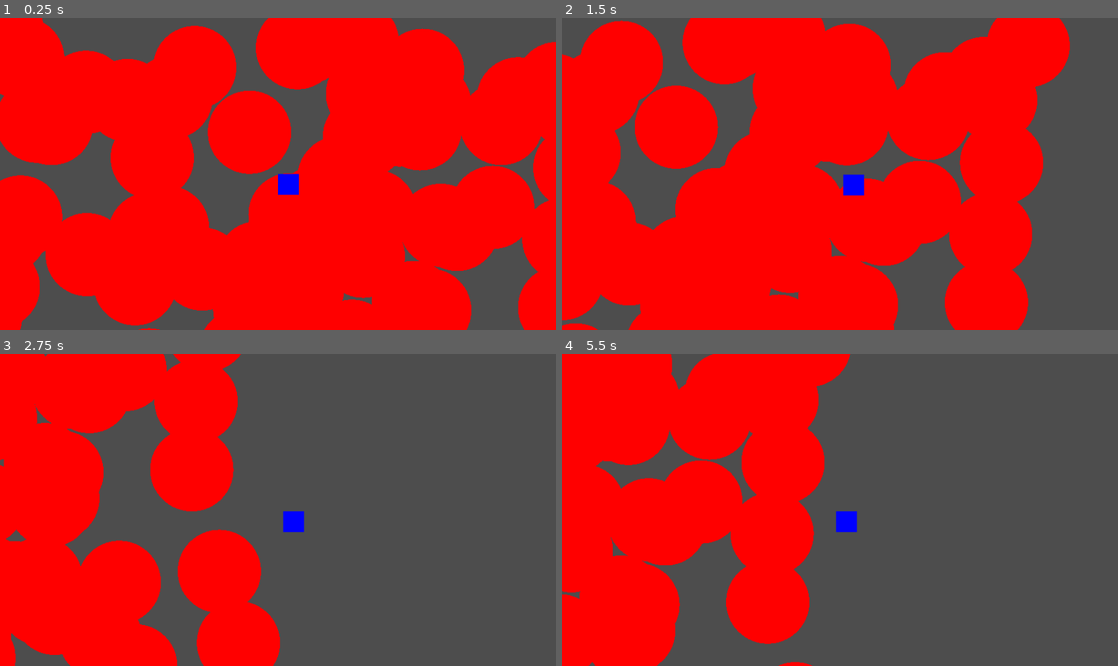
Above: before the commit, frames 1-4 (two rows, left to right).
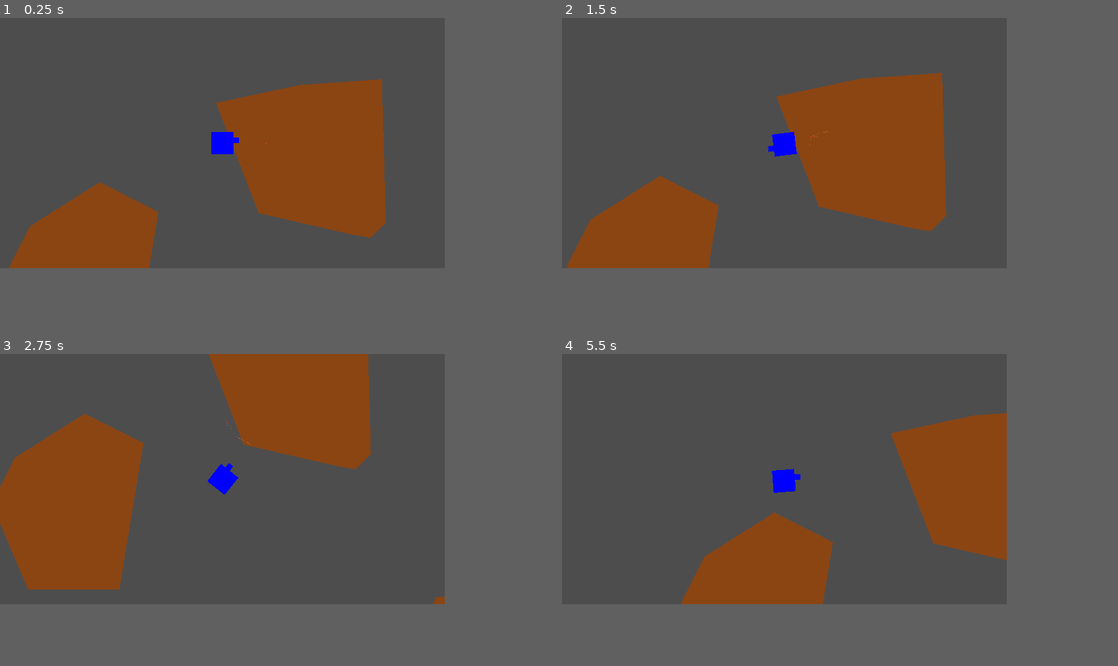
Above: after the commit, the same moments.

Repository: liamhendricks/godot-wild-jam-93
Game: Godot game, scene res://main.tscn
Two runs of this game, one before a commit and one after it. Both use one fixed random seed, a clock stepped at 60 frames per second and the inputs below.
Inputs (mouse positions are in pixels of both pictures, inside the frame that each line leads up to):
- Up to frame 1 (0.25 s): no input
- Up to frame 2 (1.5 s): tap Enter at 0.5 s; move the mouse to (962, 158) at 0.52 s; hold D (right) 0.53-1.28 s; move the mouse to (728, 189) at 1.27 s; hold S (down) from 1.28 s (still down)
- Up to frame 3 (2.75 s): move the mouse to (333, 441) at 2.02 s; release S (down) at 2.03 s; hold D (right) from 2.03 s (still down)
- Up to frame 4 (5.5 s): move the mouse to (812, 572) at 2.77 s; release D (right) at 2.78 s; hold W (up) 2.78-3.53 s; move the mouse to (1006, 556) at 3.52 s; hold A (left) 3.53-5.03 s; move the mouse to (673, 463) at 4.27 s; move the mouse to (867, 510) at 5.02 s; hold S (down) from 5.03 s (still down)
In our replay, the window is 800x449 before the commit and 640x360 after it. These sizes can differ from the game's own. Grey fills any space a smaller window leaves; there, only what the larger window draws over its background counts as a difference.

The runs differ from the first frame. In frame 1, 64% of the frame differs, in the area x 0-100%, y 0-100%; in frame 2, 73%; in frame 3, 46%; in frame 4, 48%.

Commit message:
state machine, scene buildouts

Diff:
--- /dev/null
+++ b/godot-wild-jam-93/autoload/LogManager.gd
@@ -0,0 +1,11 @@
+extends Node
+
+func _ready() -> void:
+	SignalBus.state_transition.connect(_signal_log.bind(SignalBus.state_transition.get_name()))
+
+func _signal_log(...args) -> void:
+	if len(args) == 0:
+		return
+
+	var msg: String = "signal: %s emitted" % args[len(args)-1]
+	print(msg)
--- /dev/null
+++ b/godot-wild-jam-93/autoload/SignalBus.gd
@@ -0,0 +1,5 @@
+extends Node
+
+signal drill_started()
+signal drill_stopped()
+signal state_transition(from: State, to: State)
--- a/godot-wild-jam-93/components/MovementComponent.gd
+++ b/godot-wild-jam-93/components/MovementComponent.gd
@@ -18,3 +18,6 @@
 		body_to_move.velocity = body_to_move.velocity.move_toward(velocity, delta * acceleration)
 
 	body_to_move.move_and_slide()
+
+func _process(_delta: float) -> void:
+	body_to_move.look_at(body_to_move.get_global_mouse_position())
--- a/godot-wild-jam-93/components/ShapeGenerator.gd
+++ b/godot-wild-jam-93/components/ShapeGenerator.gd
@@ -4,10 +4,12 @@
 @export var noise_texture : NoiseTexture2D
 @export var threshold : float = 0.3
 @export var max_shapes : int = 128
-@export var world_scale : float = 2.0
+@export var world_scale : float = 8.0
 @export var player : Player
 
 var noise_image : Image
+
+var asteroid_scene = load("res://entities/Asteroid.tscn")
 
 func _ready() -> void:
 	if not noise_texture.changed.is_connected(_on_noise_texture_changed):
@@ -22,31 +24,25 @@
 func draw() -> void:
 	for n in range(max_shapes):
 		var local_pos = Vector2(
-			GameManager.rng.randf_range(int(-noise_texture.height) / 2.0, int(noise_texture.height) / 2.0),
-			GameManager.rng.randf_range(int(-noise_texture.height) / 2.0, int(noise_texture.height) / 2.0)
+			GameManager.rng.randf_range(0.0, int(noise_texture.width)),
+			GameManager.rng.randf_range(0.0, int(noise_texture.height))
 		)
 		var value := sample_noise(local_pos)
 		if value < threshold:
 			continue
 
-		var node := Node2D.new()
+		var node = asteroid_scene.instantiate()
 		add_child(node)
-		node.draw.connect(_on_draw.bind(node))
-		node.position = local_pos
+		var centered_pos = local_pos - Vector2(
+			noise_texture.width * 0.5,
+			noise_texture.height * 0.5
+		)
 
-func sample_noise(world_pos : Vector2) -> float:
-	var x := int(round(world_pos.x / world_scale))
-	var y := int(round(world_pos.y / world_scale))
+		var world_space = centered_pos * world_scale
+		node.position = world_space
 
-	if x < 0:
-		x += noise_texture.height
-	if y < 0:
-		y += noise_texture.width
-
-	return noise_image.get_pixel(x, y).r
-
-func _on_draw(node : Node2D) -> void:
-	node.draw_circle(node.position, 64.0, Color.RED, true)
+func sample_noise(pos : Vector2) -> float:
+	return noise_image.get_pixel(int(pos.x), int(pos.y)).r
 
 func _on_noise_texture_changed() -> void:
 	pass
--- /dev/null
+++ b/godot-wild-jam-93/components/state/Drill.gd
@@ -0,0 +1,41 @@
+extends State
+class_name DrillState
+
+@export var drill_speed : float = 50.0
+@export var drill_drag : float = 500.0
+@export var drill_accel : float = 10.0
+var drill_particles_scene :PackedScene = load("res://effects/DrillParticles.tscn")
+var drill_particles : DrillParticles
+var speed_tmp: float = 0.0
+var drag_tmp: float = 0.0
+var accel_tmp: float = 0.0
+
+func init() -> void:
+	drill_particles = drill_particles_scene.instantiate()
+	player.add_child(drill_particles)
+	drill_particles.position = player.raycast.target_position
+
+func process(_delta:float) -> void:
+	pass
+
+func physics_process(_delta:float) -> void:
+	if !player.raycast.is_colliding():
+		machine.transition("fly")
+		return
+
+func enter() -> void:
+	drill_particles.init(player.raycast.get_collision_normal() * 50.0)
+	var velocity := player.velocity
+	player.velocity = velocity / 2
+	speed_tmp = player.movement_component.speed
+	drag_tmp = player.movement_component.drag
+	accel_tmp = player.movement_component.acceleration
+	player.movement_component.speed = drill_speed
+	player.movement_component.acceleration = drill_accel
+	player.movement_component.drag = drill_drag
+
+func exit() -> void:
+	drill_particles.particles.emitting = false
+	player.movement_component.speed = speed_tmp
+	player.movement_component.drag = drag_tmp
+	player.movement_component.acceleration = accel_tmp
--- /dev/null
+++ b/godot-wild-jam-93/components/state/Fly.gd
@@ -0,0 +1,16 @@
+extends State
+class_name FlyState
+
+func process(_delta:float) -> void:
+	pass
+
+func physics_process(_delta:float) -> void:
+	if player.raycast.is_colliding():
+		machine.transition("drill")
+		return
+
+func enter() -> void:
+	pass
+
+func exit() -> void:
+	pass
--- /dev/null
+++ b/godot-wild-jam-93/components/state/State.gd
@@ -0,0 +1,20 @@
+class_name State extends Resource
+
+@export var state_name : String = ""
+var player : Player
+var machine : StateMachine
+
+func init() -> void:
+	pass
+
+func process(_delta:float) -> void:
+	pass
+
+func physics_process(_delta:float) -> void:
+	pass
+
+func enter() -> void:
+	pass
+
+func exit() -> void:
+	pass
--- /dev/null
+++ b/godot-wild-jam-93/components/state/StateMachine.gd
@@ -0,0 +1,43 @@
+extends Node
+class_name StateMachine
+
+@export var states : Array[State]
+
+var _states : Dictionary[String, State] = {}
+var _current_state : State
+
+func init(_player : Player) -> void:
+	if len(states) == 0:
+		return
+
+	for state : State in states:
+		state.player = _player
+		state.machine = self
+		state.init()
+		_states[state.state_name] = state
+
+	_current_state = states[0]
+	_current_state.enter()
+
+func transition(to : String) -> void:
+	if to not in _states:
+		return
+
+	var from := _current_state
+	_current_state.exit()
+	_current_state = _states[to]
+	_current_state.enter()
+
+	SignalBus.state_transition.emit(from, _current_state)
+
+func _physics_process(delta: float) -> void:
+	if len(states) == 0 || _current_state == null:
+		return
+
+	_current_state.physics_process(delta)
+
+func _process(delta: float) -> void:
+	if len(states) == 0 || _current_state == null:
+		return
+
+	_current_state.process(delta)
--- /dev/null
+++ b/godot-wild-jam-93/effects/DrillParticles.gd
@@ -0,0 +1,8 @@
+extends Node2D
+class_name DrillParticles
+
+@onready var particles : GPUParticles2D = $GPUParticles2D
+
+func init(dir: Vector2) -> void:
+	particles.emitting = true
+	particles.process_material.gravity = Vector3(dir.x, dir.y, 0.0)
--- /dev/null
+++ b/godot-wild-jam-93/effects/DrillParticles.tscn
@@ -0,0 +1,49 @@
+[gd_scene format=3 uid="uid://ckxcvb6m1a7ls"]
+
+[ext_resource type="Script" uid="uid://d32lkmsuwn1g" path="res://effects/DrillParticles.gd" id="1_xkria"]
+
+[sub_resource type="Gradient" id="Gradient_la8f7"]
+colors = PackedColorArray(0.7372549, 0.5294118, 0.1882353, 1, 0.94509804, 0, 0, 1)
+
+[sub_resource type="FastNoiseLite" id="FastNoiseLite_xkria"]
+noise_type = 0
+frequency = 0.002
+
+[sub_resource type="NoiseTexture2D" id="NoiseTexture2D_gohai"]
+width = 8
+height = 8
+noise = SubResource("FastNoiseLite_xkria")
+color_ramp = SubResource("Gradient_la8f7")
+
+[sub_resource type="Curve" id="Curve_la8f7"]
+_data = [Vector2(0, 1), 0.0, 0.0, 0, 0, Vector2(1, 0.7552302), 0.0, 0.0, 0, 0]
+point_count = 2
+
+[sub_resource type="CurveTexture" id="CurveTexture_xkria"]
+curve = SubResource("Curve_la8f7")
+
+[sub_resource type="ParticleProcessMaterial" id="ParticleProcessMaterial_cqtsh"]
+particle_flag_disable_z = true
+angle_min = 1.0728835e-05
+angle_max = 1.0728835e-05
+direction = Vector3(0, 0, 0)
+gravity = Vector3(0, 45, 0)
+linear_accel_min = -2.2351742e-06
+linear_accel_max = 9.999997
+radial_accel_min = -2.2351742e-06
+radial_accel_max = -2.2351742e-06
+tangential_accel_min = -10.000002
+tangential_accel_max = 9.999997
+scale_min = 0.099999994
+scale_max = 0.099999994
+scale_curve = SubResource("CurveTexture_xkria")
+
+[node name="DrillParticles" type="Node2D" unique_id=1061447708]
+script = ExtResource("1_xkria")
+
+[node name="GPUParticles2D" type="GPUParticles2D" parent="." unique_id=2008730907]
+emitting = false
+amount = 50
+texture = SubResource("NoiseTexture2D_gohai")
+explosiveness = 0.2
+process_material = SubResource("ParticleProcessMaterial_cqtsh")
--- /dev/null
+++ b/godot-wild-jam-93/entities/Asteroid.gd
@@ -0,0 +1,24 @@
+extends RigidBody2D
+class_name Asteroid
+
+@onready var collision_shape : CollisionPolygon2D = $CollisionPolygon2D
+
+const MAX_POINTS : int = 16
+const MIN_POINTS : int = 12
+const SIZE_PX : float = 128.0
+
+func _ready() -> void:
+	draw.connect(_on_draw)
+	var r := GameManager.rng.randi_range(MIN_POINTS, MAX_POINTS)
+	var points : PackedVector2Array = []
+	for n in range(r):
+		var x := GameManager.rng.randf_range(-SIZE_PX, SIZE_PX)
+		var y := GameManager.rng.randf_range(-SIZE_PX, SIZE_PX)
+		points.append(Vector2(x, y))
+
+	var convex_points = Geometry2D.convex_hull(points)
+
+	collision_shape.polygon = convex_points
+
+func _on_draw() -> void:
+	draw_colored_polygon(collision_shape.polygon, Color.SADDLE_BROWN)
--- /dev/null
+++ b/godot-wild-jam-93/entities/Asteroid.tscn
@@ -0,0 +1,11 @@
+[gd_scene format=3 uid="uid://dm1rxwphsrdjd"]
+
+[ext_resource type="Script" uid="uid://cdojdsab21ytx" path="res://entities/Asteroid.gd" id="1_11ekk"]
+
+[node name="Asteroid" type="RigidBody2D" unique_id=956237818]
+collision_layer = 2
+collision_mask = 3
+gravity_scale = 0.0
+script = ExtResource("1_11ekk")
+
+[node name="CollisionPolygon2D" type="CollisionPolygon2D" parent="." unique_id=1601113589]
--- a/godot-wild-jam-93/entities/Player.gd
+++ b/godot-wild-jam-93/entities/Player.gd
@@ -2,6 +2,8 @@
 class_name Player
 
 @export var movement_component : MovementComponent
+@export var state_machine : StateMachine
+@onready var raycast : RayCast2D = $RayCast2D
 
 var active_chunk : Vector2i
 var dir : Vector2 = Vector2.ZERO
@@ -10,4 +12,5 @@
 	self.draw.connect(_on_draw)
 
 func _on_draw() -> void:
-	self.draw_rect(Rect2(position.x, position.y, 32.0, 32.0), Color.BLUE)
+	self.draw_rect(Rect2(position.x - 16.0, position.y - 16.0, 32.0, 32.0), Color.BLUE)
+	self.draw_rect(Rect2(position.x + 16.0, position.y - 8.0, 8.0, 8.0), Color.BLUE)
--- a/godot-wild-jam-93/entities/Player.tscn
+++ b/godot-wild-jam-93/entities/Player.tscn
@@ -6,6 +6,7 @@
 [sub_resource type="CircleShape2D" id="CircleShape2D_1bvp3"]
 
 [node name="Player" type="CharacterBody2D" unique_id=541402811 node_paths=PackedStringArray("movement_component")]
+collision_mask = 2
 script = ExtResource("1_ojs4q")
 movement_component = NodePath("MovementComponent")
 
@@ -15,4 +16,10 @@
 [node name="MovementComponent" type="Node" parent="." unique_id=1872885715 node_paths=PackedStringArray("body_to_move")]
 script = ExtResource("2_lw5ub")
 body_to_move = NodePath("..")
+speed = 200.0
+drag = 10.0
 metadata/_custom_type_script = "uid://be36p4yydhbkw"
+
+[node name="RayCast2D" type="RayCast2D" parent="." unique_id=589373858]
+target_position = Vector2(64, 0)
+collision_mask = 2
--- a/godot-wild-jam-93/main.gd
+++ b/godot-wild-jam-93/main.gd
@@ -3,6 +3,10 @@
 @onready var camera : Camera2D = $Camera2D
 @onready var shape_generator : ShapeGenerator = $ShapeGenerator
 @onready var player : CharacterBody2D = $Player
+@onready var state_machine : StateMachine = $StateMachine
+
+func _ready() -> void:
+	state_machine.init(player)
 
 func _input(event: InputEvent) -> void:
 	if event.is_action_pressed("quit"):
--- a/godot-wild-jam-93/main.tscn
+++ b/godot-wild-jam-93/main.tscn
@@ -3,6 +3,10 @@
 [ext_resource type="Script" uid="uid://76tiovn754qq" path="res://main.gd" id="1_0xm2m"]
 [ext_resource type="Script" uid="uid://lgqh5f60e227" path="res://components/ShapeGenerator.gd" id="1_ig7tw"]
 [ext_resource type="PackedScene" uid="uid://burdi143fivno" path="res://entities/Player.tscn" id="4_1bvp3"]
+[ext_resource type="Script" uid="uid://bdi6qp6ufr7jy" path="res://components/state/StateMachine.gd" id="4_lquwl"]
+[ext_resource type="Script" uid="uid://d35pwgxepfule" path="res://components/state/State.gd" id="5_lquwl"]
+[ext_resource type="Script" uid="uid://dnv04idjknbk8" path="res://components/state/Fly.gd" id="6_7mycd"]
+[ext_resource type="Script" uid="uid://c5e2txg2grome" path="res://components/state/Drill.gd" id="7_272bh"]
 
 [sub_resource type="Gradient" id="Gradient_1bvp3"]
 
@@ -15,14 +19,31 @@
 color_ramp = SubResource("Gradient_1bvp3")
 seamless = true
 
+[sub_resource type="Resource" id="Resource_272bh"]
+script = ExtResource("6_7mycd")
+state_name = "fly"
+metadata/_custom_type_script = "uid://dnv04idjknbk8"
+
+[sub_resource type="Resource" id="Resource_5vw27"]
+script = ExtResource("7_272bh")
+state_name = "drill"
+metadata/_custom_type_script = "uid://c5e2txg2grome"
+
 [node name="Main" type="Node2D" unique_id=915958229]
 script = ExtResource("1_0xm2m")
 
 [node name="ShapeGenerator" type="Node2D" parent="." unique_id=1326100570 node_paths=PackedStringArray("player")]
 script = ExtResource("1_ig7tw")
 noise_texture = SubResource("NoiseTexture2D_7mycd")
+threshold = 0.5
 player = NodePath("../Player")
 
 [node name="Camera2D" type="Camera2D" parent="." unique_id=851280059]
 
-[node name="Player" parent="." unique_id=541402811 instance=ExtResource("4_1bvp3")]
+[node name="Player" parent="." unique_id=541402811 node_paths=PackedStringArray("state_machine") instance=ExtResource("4_1bvp3")]
+state_machine = NodePath("../StateMachine")
+
+[node name="StateMachine" type="Node" parent="." unique_id=2086443390]
+script = ExtResource("4_lquwl")
+states = Array[ExtResource("5_lquwl")]([SubResource("Resource_272bh"), SubResource("Resource_5vw27")])
+metadata/_custom_type_script = "uid://bdi6qp6ufr7jy"
--- a/godot-wild-jam-93/project.godot
+++ b/godot-wild-jam-93/project.godot
@@ -18,11 +18,13 @@
 [autoload]
 
 GameManager="*uid://bdteig7c8tnoq"
+SignalBus="*uid://bu84tfgl5144j"
+LogManager="*uid://dlejp4mosxvdv"
 
 [display]
 
-window/size/viewport_width=854
-window/size/viewport_height=480
+window/size/viewport_width=640
+window/size/viewport_height=360
 window/size/mode=3
 window/size/resizable=false
 window/stretch/mode="viewport"
@@ -56,6 +58,11 @@
 ]
 }
 
+[layer_names]
+
+2d_physics/layer_1="player"
+2d_physics/layer_2="asteroids"
+
 [physics]
 
 3d/physics_engine="Jolt Physics"
Not shown, added: godot-wild-jam-93/autoload/LogManager.gd.uid
Not shown, added: godot-wild-jam-93/autoload/SignalBus.gd.uid
Not shown, added: godot-wild-jam-93/components/state/Drill.gd.uid
Not shown, added: godot-wild-jam-93/components/state/Fly.gd.uid
Not shown, added: godot-wild-jam-93/components/state/State.gd.uid
Not shown, added: godot-wild-jam-93/components/state/StateMachine.gd.uid
Not shown, added: godot-wild-jam-93/effects/DrillParticles.gd.uid
Not shown, added: godot-wild-jam-93/entities/Asteroid.gd.uid
